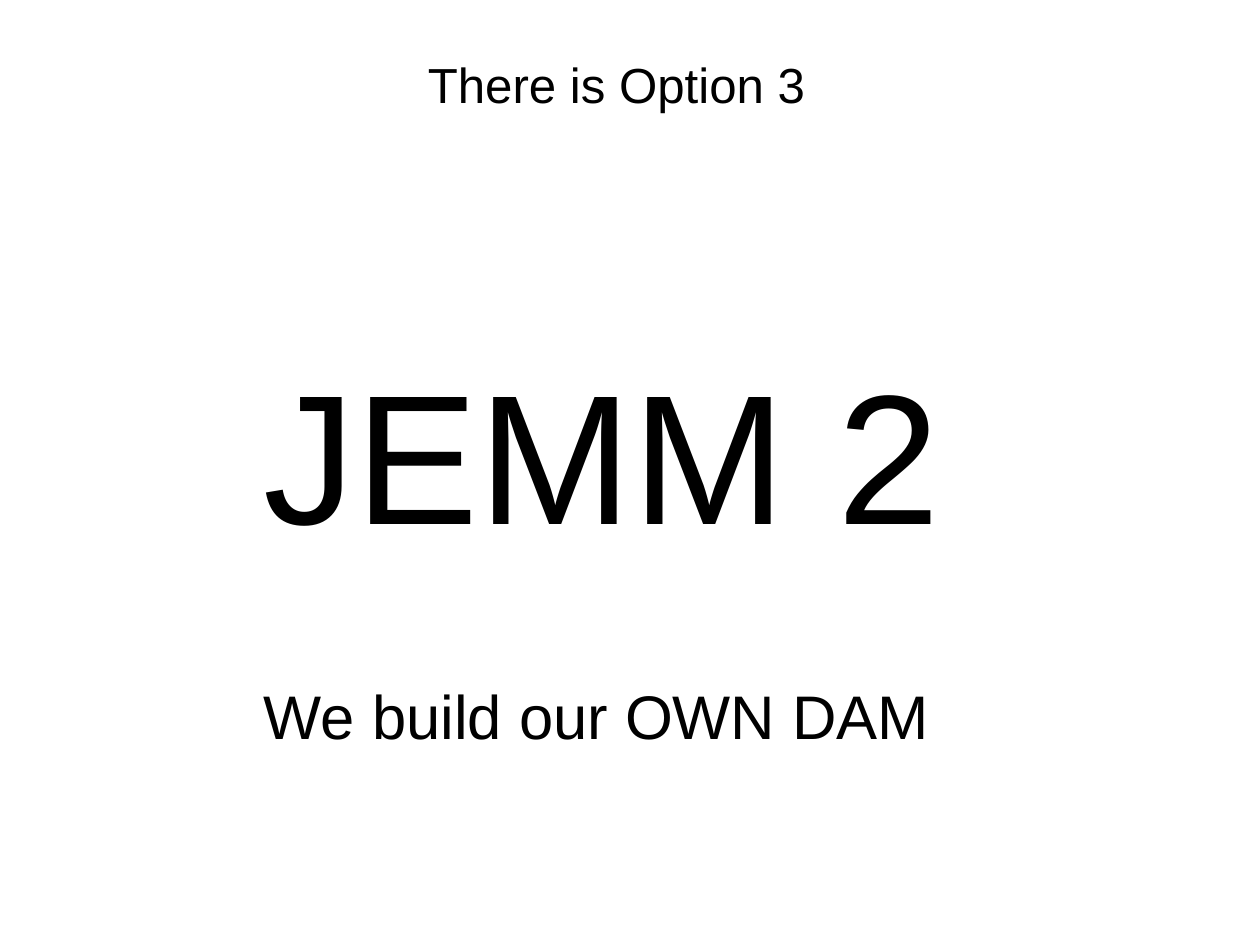
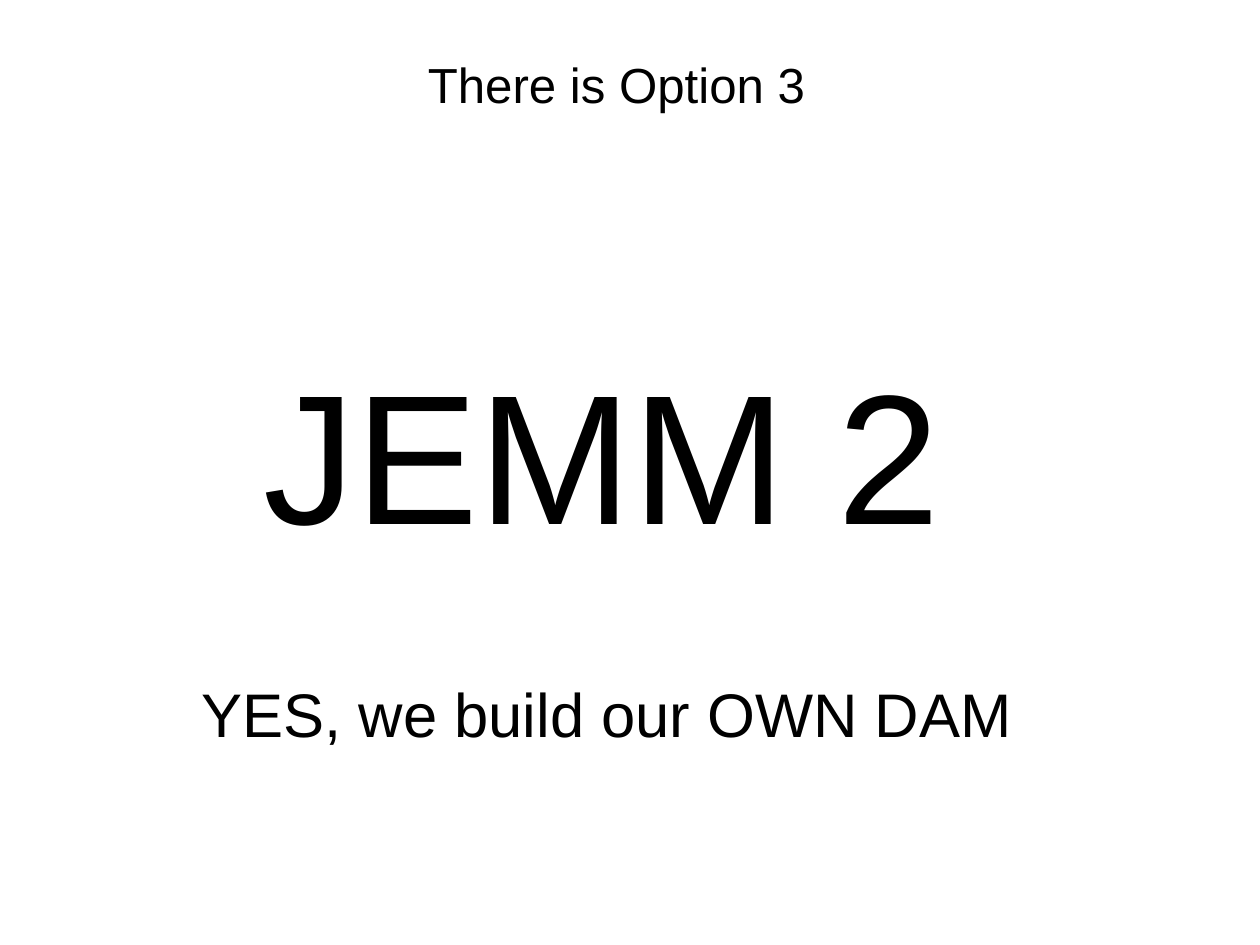
Before and after one commit to wshromoff/SOL, a slide deck: slide 10 of Files/Metadata_Groupings/Tables.pptx. Drawn at 1260x945 pixels with LibreOffice and Linux fonts; fonts in the diff are those of the drawing. Boxes give left, top, right and bottom in pixels: in the first picture for what was removed or moved away, otherwise in the second. Text is boxed around its words. In the diff, an @@ line names an element or a change of style, - is before the commit and + after.

```diff
--- a/Files/Metadata_Groupings/Tables.pptx
+++ b/Files/Metadata_Groupings/Tables.pptx
@@ text at [202, 692, 1012, 745]: text changed @@
-We build our OWN DAM
+YES, we build our OWN DAM
```
Also in this commit, not shown: 1 other slide changed, 5 slides added, 1 other file.
